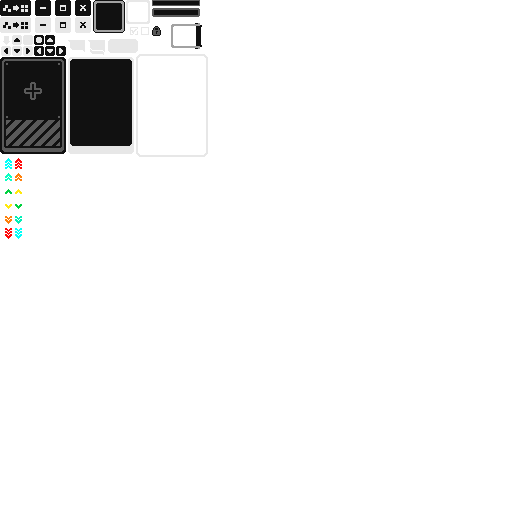
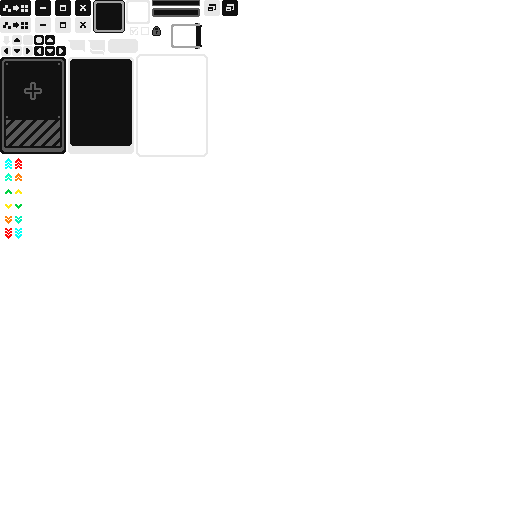
Revision of a layered 512 x 512 image; what changed, layer by layer:
added layer "图层 19" above "图层 18" over (204, 0, 238, 16)
added layer "图层 18" above "图层 2" over (208, 4, 216, 11)
